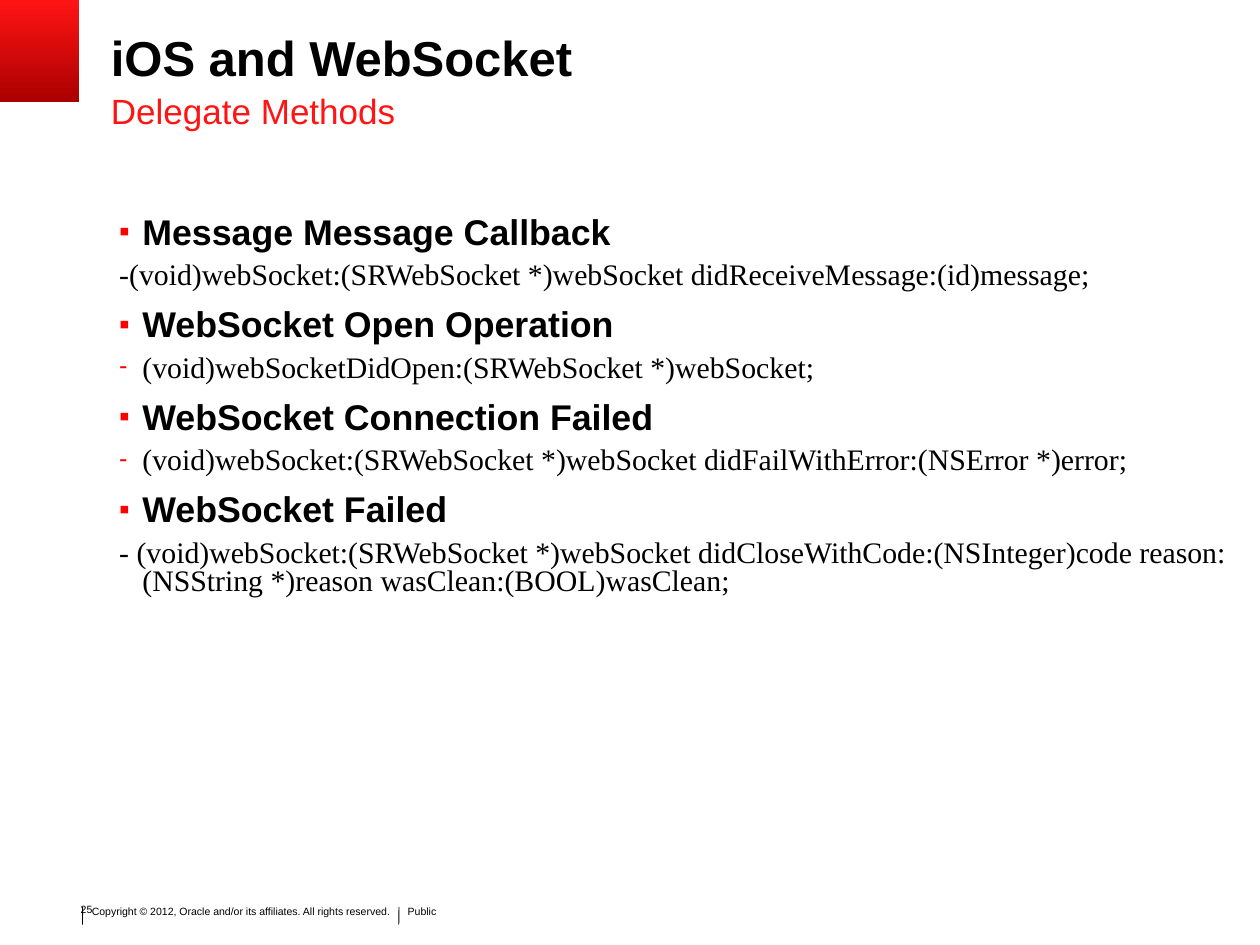
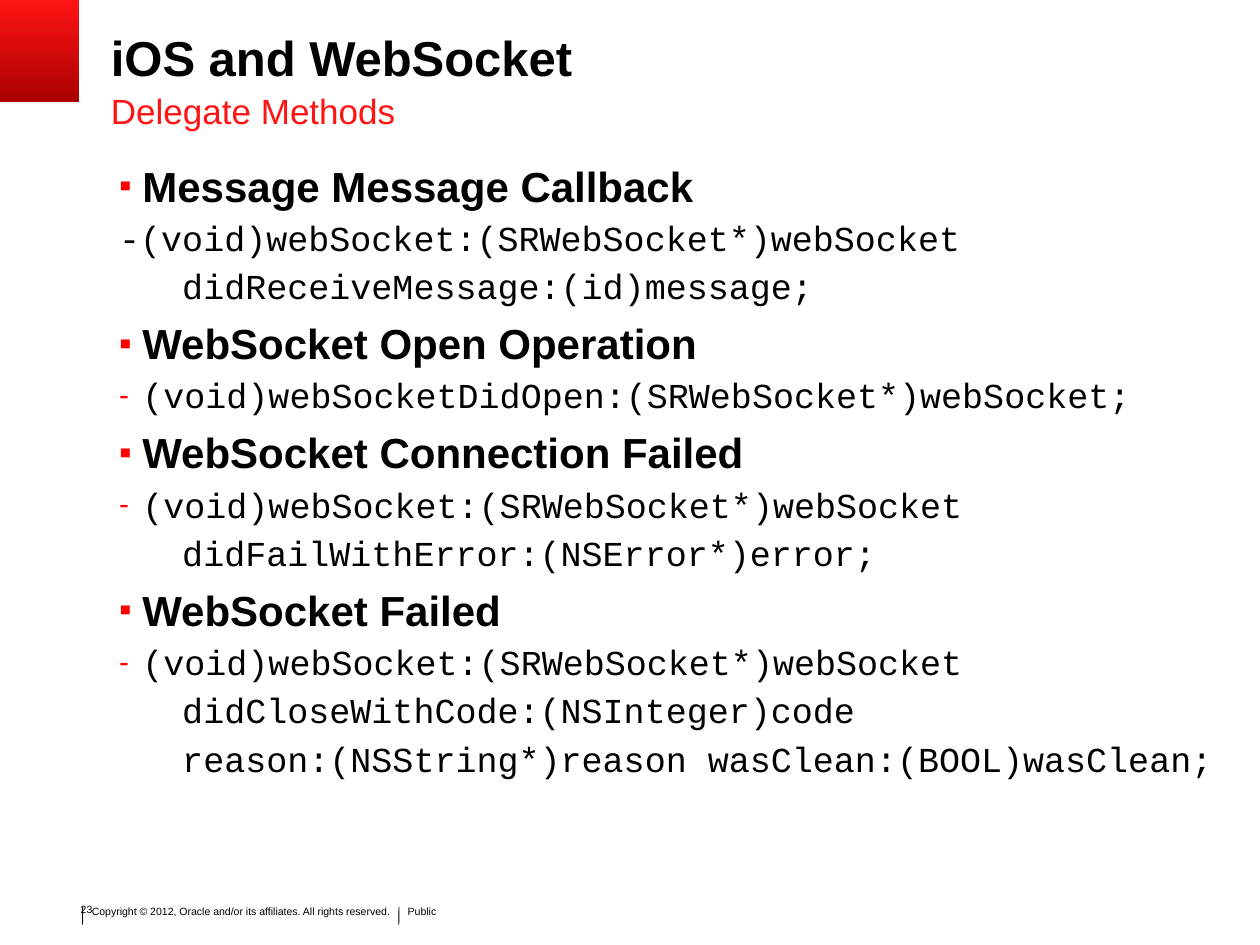
Before and after one commit to SoryBalde/javaee-mobile, a slide deck: slide 23 of javaee_mobile.ppt (slide 25 before the commit). Drawn at 1260x945 pixels with LibreOffice and Linux fonts; fonts in the diff are those of the drawing; background and template pictures are left out. Boxes give left, top, right and bottom in pixels: in the first picture for what was removed or moved away, otherwise in the second. Text is boxed around its words. In the diff, an @@ line names an element or a change of style, - is before the commit and + after.

```diff
--- a/javaee_mobile.ppt
+++ b/javaee_mobile.ppt
@@ text "Message Message Callback": place and size @@
-text "Message Message Callback" at <box>119,219,1225,597</box>
+text "Message Message Callback" at <box>119,171,1213,780</box>
@@ text at <box>142,171,743,627</box>: size 20.4 to 24 pt in "Message Message Callback", "WebSocket Open Operation", "WebSocket Connection Failed", "WebSocket Failed" @@
@@ text at <box>119,226,960,307</box>: text changed; size 17 to 20 pt; font Times New Roman to Courier New @@
--(void)webSocket:(SRWebSocket *)webSocket didReceiveMessage:(id)message;
+-(void)webSocket:(SRWebSocket*)webSocket
+didReceiveMessage:(id)message;
@@ text at <box>142,384,1130,416</box>: text changed; size 17 to 20 pt; font Times New Roman to Courier New @@
-– (void)webSocketDidOpen:(SRWebSocket *)webSocket;
+– (void)webSocketDidOpen:(SRWebSocket*)webSocket;
@@ text at <box>142,493,962,574</box>: text changed; size 17 to 20 pt; font Times New Roman to Courier New @@
-– (void)webSocket:(SRWebSocket *)webSocket didFailWithError:(NSError *)error;
+– (void)webSocket:(SRWebSocket*)webSocket
+didFailWithError:(NSError*)error;
@@ text at <box>142,650,1213,780</box>: text changed; size 17 to 20 pt; font Times New Roman to Courier New @@
-- (void)webSocket:(SRWebSocket *)webSocket didCloseWithCode:(NSInteger)code reason:(NSString *)reason wasClean:(BOOL)wasClean;
+– (void)webSocket:(SRWebSocket*)webSocket
+didCloseWithCode:(NSInteger)code
+reason:(NSString*)reason wasClean:(BOOL)wasClean;
@@ page number at <box>81,905,93,916</box>: text changed @@
-25
+23
```
Also in this commit, not shown: 31 other slides changed, 6 slides added, 6 slides removed.
